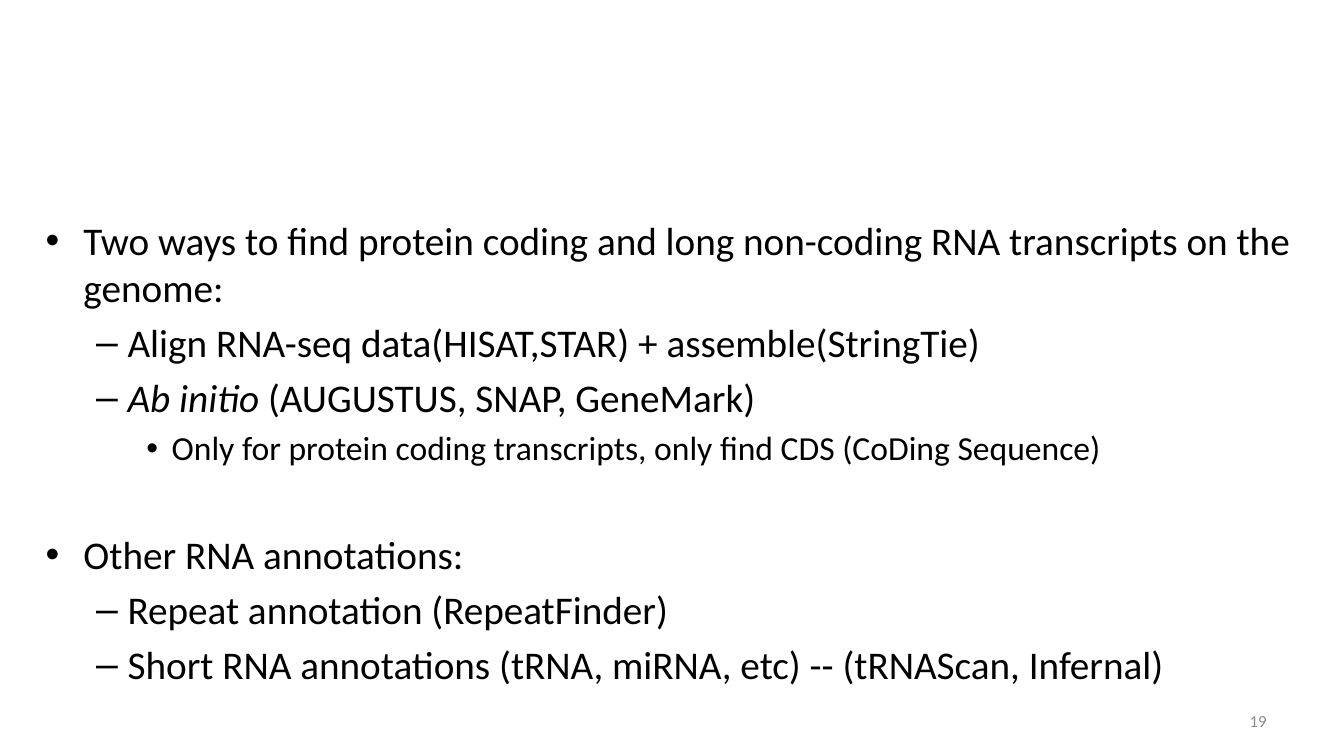
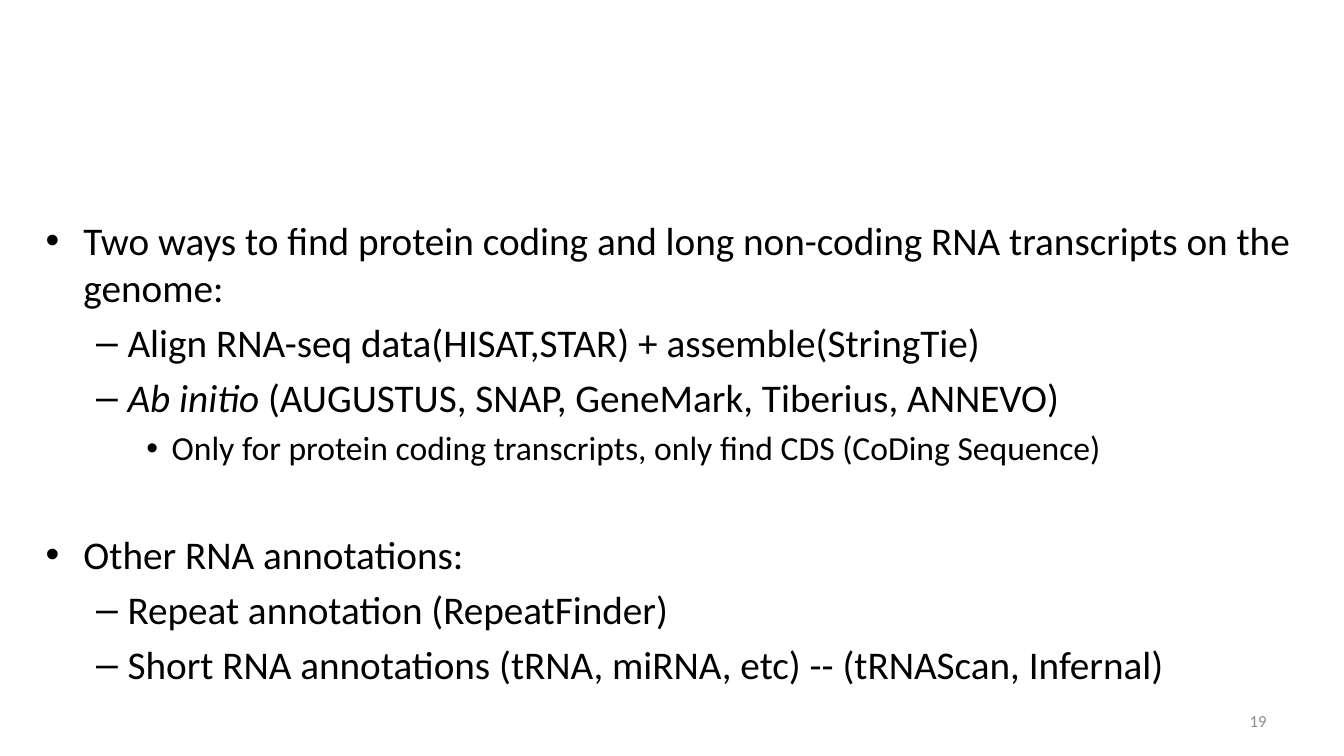
Before and after one commit to alekseyzimin/BME-Algorithms-for-Analysis-of-Genomic-Data, a slide deck: slide 19 of Lectures/Week 13 -- Genome Annotation Variant Calling Pan-genomes.pptx. Drawn at 1344x756 pixels with LibreOffice and Linux fonts; fonts in the diff are those of the drawing; background and template pictures are left out. Boxes give left, top, right and bottom in pixels: in the first picture for what was removed or moved away, otherwise in the second. Text is boxed around its words. In the diff, an @@ line names an element or a change of style, - is before the commit and + after.

```diff
--- a/Lectures/Week 13 -- Genome Annotation Variant Calling Pan-genomes.pptx
+++ b/Lectures/Week 13 -- Genome Annotation Variant Calling Pan-genomes.pptx
@@ text at bbox=[128, 383, 1059, 418]: text changed @@
-  – Ab initio (AUGUSTUS, SNAP, GeneMark)
+  – Ab initio (AUGUSTUS, SNAP, GeneMark, Tiberius, ANNEVO)
```
Also in this commit, not shown: 7 other slides changed.
